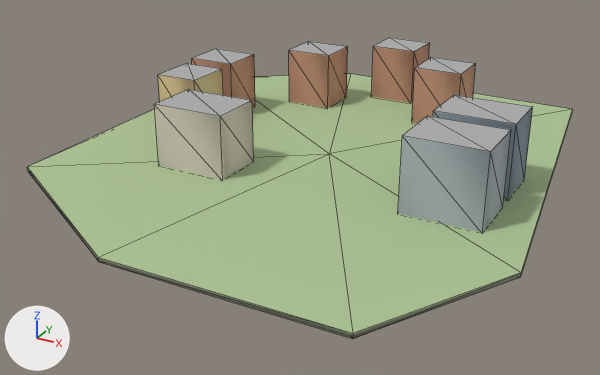
Before and after pictures for a commit that changed the glTF model godot_project/remake/sky/islands/SKY-008.lod2.glb.
One viewpoint serves both versions: a 50 mm lens placed at (128.0, -255.0, 111.0), pointed at (-8.0, -7.0, -13.0). The lights are fixed; the arrows at lower left show +X, +Y and +Z. The picture after the commit comes second. Mesh edges are drawn as thin lines. Vertices at exactly the same position are counted once.

Objects in the first picture: 'buildings', 'deck', 'rock'.
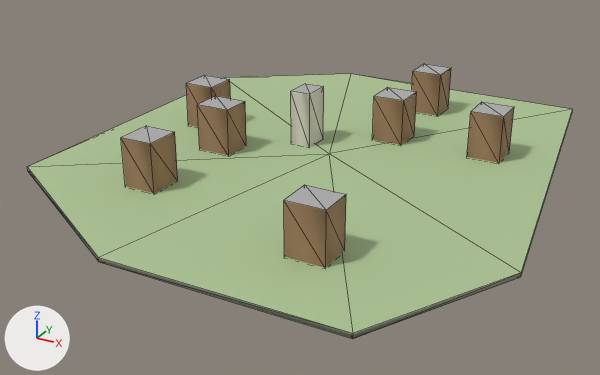
Location of each change, (x1, y1, x2, y2) in pixels of the pictures (600 x 375 px; the box of a moved part takes in the faces that stretch with it):
```json
{"object": "buildings", "change": "reshaped, recoloured", "before": [154, 38, 533, 232], "after": [121, 64, 514, 268]}
{"part": 1, "of": "me_buildings", "change": "moved or reshaped", "before": [433, 95, 533, 200], "after": [291, 84, 324, 147]}
{"part": 2, "of": "me_buildings", "change": "moved or reshaped", "before": [398, 116, 511, 232], "after": [372, 87, 417, 145]}
{"part": 3, "of": "me_buildings", "change": "moved or reshaped", "before": [371, 38, 429, 103], "after": [186, 75, 230, 127]}
{"part": 4, "of": "me_buildings", "change": "moved or reshaped", "before": [154, 89, 254, 180], "after": [467, 102, 514, 163]}
{"part": 5, "of": "me_buildings", "change": "moved or reshaped", "before": [192, 49, 255, 107], "after": [284, 185, 346, 268]}
{"part": 6, "of": "me_buildings", "change": "moved or reshaped", "before": [412, 57, 476, 123], "after": [412, 64, 451, 116]}
{"part": 7, "of": "me_buildings", "change": "moved or reshaped", "before": [289, 41, 348, 108], "after": [197, 96, 246, 155]}
{"part": 8, "of": "me_buildings", "change": "moved or reshaped", "before": [158, 63, 223, 101], "after": [121, 126, 178, 193]}
{"part": 9, "of": "me_buildings", "change": "recoloured", "before": [192, 43, 476, 123], "after": [186, 68, 451, 268]}
{"part": 10, "of": "me_buildings", "change": "recoloured", "before": [433, 107, 533, 200], "after": [291, 87, 324, 147]}
{"part": 11, "of": "me_buildings", "change": "recoloured", "before": [398, 131, 511, 232], "after": [372, 92, 417, 145]}
{"part": 12, "of": "me_buildings", "change": "recoloured", "before": [154, 100, 254, 180], "after": [467, 107, 514, 163]}
{"part": 13, "of": "me_buildings", "change": "recoloured", "before": [158, 69, 223, 101], "after": [121, 132, 178, 193]}
```

The change, as JSON lines over the scene's bpy script:
```json
{"block": "me_buildings", "where": "# used by ob_buildings; location = (0.0, 0.0, 0.0)"}
{"op": "remove", "block": "me_buildings", "code": "me_buildings.from_pydata(...)  # 64 vertices, 80 faces; spans x -71.8..69.2, y -39.8..88.2, z -0.5..25.6"}
{"op": "add", "block": "me_buildings", "code": "me_buildings.from_pydata(...)  # 64 vertices, 80 faces; spans x -63.4..57.5, y -77.3..72.4, z -0.5..20.5"}
{"block": "me_buildings", "change": "me_buildings part 1: the loose piece of 8 vertices spanning x 42.2..69.2, y -9.3..10.7, z -0.5..25.6 is scaled about its middle by (0.296, 0.55, 0.803), then moved by (-68.9, 7.0, -2.6)"}
{"block": "me_buildings", "change": "me_buildings part 2: the loose piece of 8 vertices spanning x 42.2..69.2, y -35.8..-14.8, z -0.5..25.6 is scaled about its middle by (0.444, 0.619, 0.682), then moved by (-41.5, 52.3, -4.2)"}
{"block": "me_buildings", "change": "me_buildings part 3: the loose piece of 8 vertices spanning x -14.8..4.2, y 70.2..88.2, z -0.5..22.6 is scaled about its middle by (0.632, 0.722, 0.769), then moved by (-52.0, -72.5, -2.7)"}
{"block": "me_buildings", "change": "me_buildings part 4: the loose piece of 8 vertices spanning x -47.3..-20.3, y -39.8..-19.8, z -0.5..22.6 is scaled about its middle by (0.444, 0.65, 0.769), then moved by (85.4, 56.8, -2.7)"}
{"block": "me_buildings", "change": "me_buildings part 5: the loose piece of 8 vertices spanning x -71.8..-52.8, y 16.2..34.2, z -0.5..22.6 is scaled about its middle by (0.684, 0.667, 0.769), then moved by (94.1, -96.4, -2.7)"}
{"block": "me_buildings", "change": "me_buildings part 6: the loose piece of 8 vertices spanning x 13.7..32.7, y 46.7..64.7, z -0.5..22.6 is scaled about its middle by (0.632, 0.722, 0.769), then moved by (-9.0, 10.3, -2.7)"}
{"block": "me_buildings", "change": "me_buildings part 7: the loose piece of 8 vertices spanning x -43.3..-24.3, y 46.7..64.7, z -0.5..22.6 is scaled about its middle by (0.684, 0.667, 0.769), then moved by (-3.7, -69.4, -2.7)"}
{"block": "me_buildings", "change": "me_buildings part 8: the loose piece of 8 vertices spanning x -69.8..-52.8, y -8.8..10.2, z -0.5..22.2 is scaled about its middle by (0.706, 0.684, 0.782), then moved by (21.7, -54.2, -2.5)"}
{"block": "me_buildings", "change": "me_buildings part 9: 32 faces centred in x -71.8..32.7, y 16.2..88.2, z 7.2..14.9 are repainted in the vertex colours; the middle colour goes from brown #c49179 to brown #a17f5f"}
{"block": "me_buildings", "change": "me_buildings part 10: 8 faces centred in x 42.2..69.2, y -9.3..10.7, z 8.2..16.9 are repainted in the vertex colours; the middle colour goes from greyish blue #8c9ba7 to light grey #ddd7cb"}
{"block": "me_buildings", "change": "me_buildings part 11: 8 faces centred in x 42.2..69.2, y -35.8..-14.8, z 8.2..16.9 are repainted in the vertex colours; the middle colour goes from grey #adb6bd to brown #a17f5f"}
{"block": "me_buildings", "change": "me_buildings part 12: 8 faces centred in x -47.3..-20.3, y -39.8..-19.8, z 7.2..14.9 are repainted in the vertex colours; the middle colour goes from pale yellow #d6cdbf to brown #a17f5f"}
{"block": "me_buildings", "change": "me_buildings part 13: 8 faces centred in x -69.8..-52.8, y -8.8..10.2, z 7.1..14.7 are repainted in the vertex colours; the middle colour goes from beige #ddc695 to brown #a17f5f"}
```
